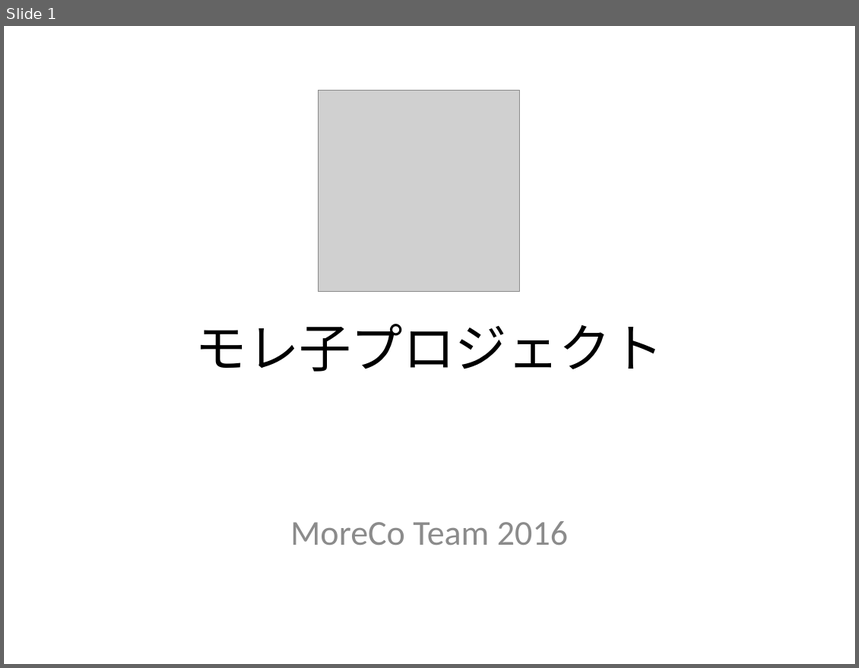
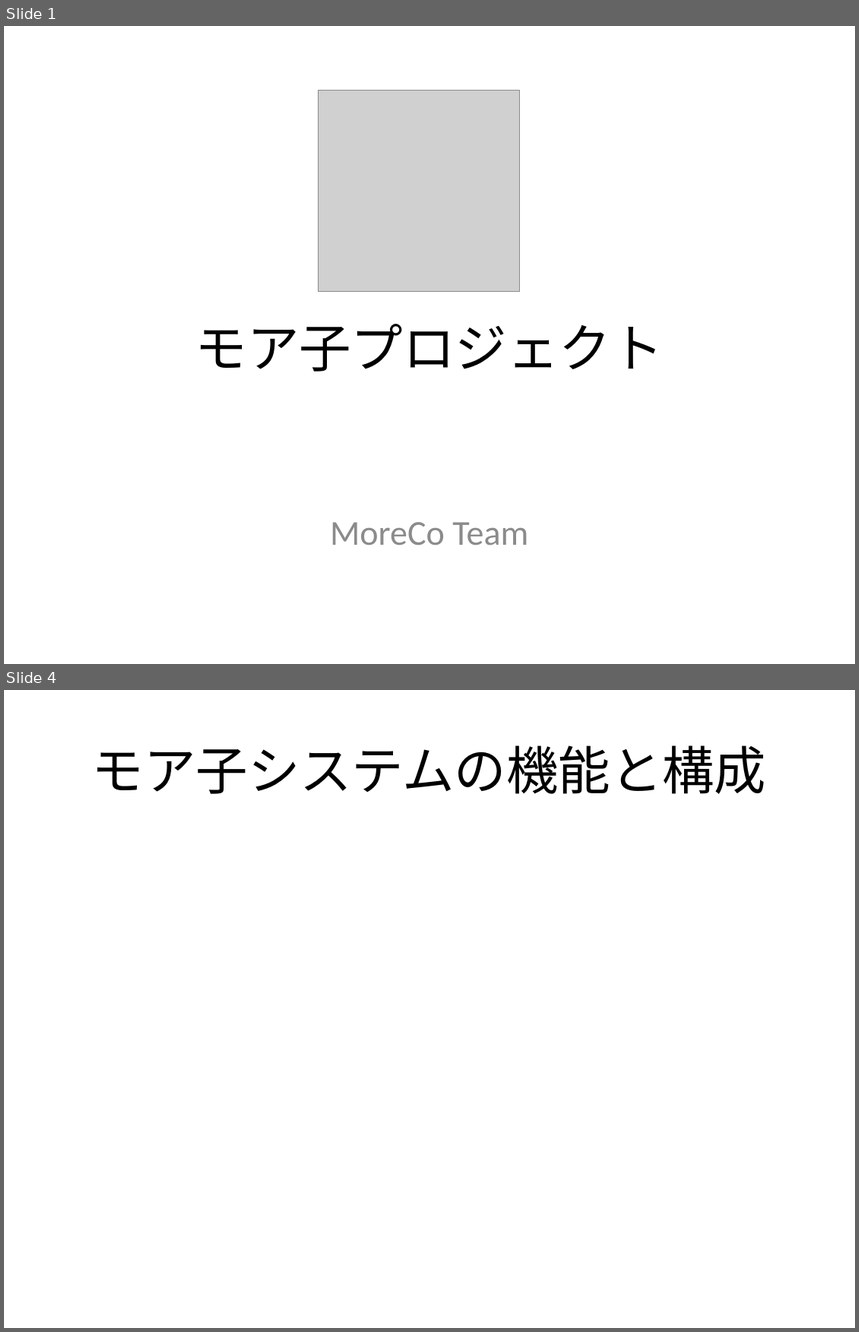
Before and after one commit to umbalaconmeogia/MoreCo, a slide deck: 05.Other/Document/モレ子プロジェクト.pptx. Shown one above the other, each under a label of ours: slide 1 before the commit, slides 1 and 4 after it; the slides between them are not shown. The pictures are 859x668 and 859x1332 pixels, drawn with LibreOffice and Linux fonts; fonts in the diff are those of the drawing; grey boxes stand for pictures. Boxes give left, top, right and bottom in pixels: in the first picture for what was removed or moved away, otherwise in the second. Text is boxed around its words. In the diff, an @@ line names an element or a change of style, - is before the commit and + after.

```diff
--- a/05.Other/Document/モレ子プロジェクト.pptx
+++ b/05.Other/Document/モレ子プロジェクト.pptx
@@ slide 4 added at (4,690,855,1328), background #FFFFFF @@
@@ title added at (92,745,767,794), 44 pt, text #000000 @@
+モア子システムの機能と構成
@@ slide 1 changed as well @@
@@ title at (196,324,664,372): text changed @@
-モレ子プロジェクト
+モア子プロジェクト
@@ subtitle at (330,522,528,545): text changed @@
-MoreCo Team 2016
+MoreCo Team
```
Also in this commit, not shown: 2 other slides added, 7 other files.
